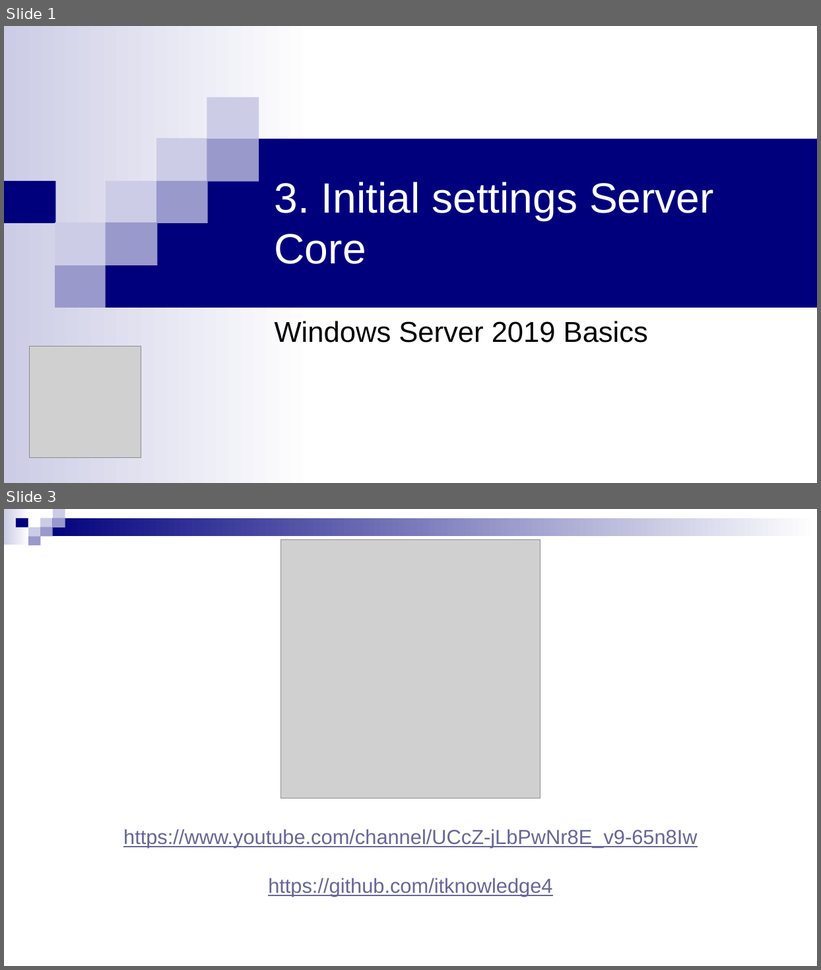
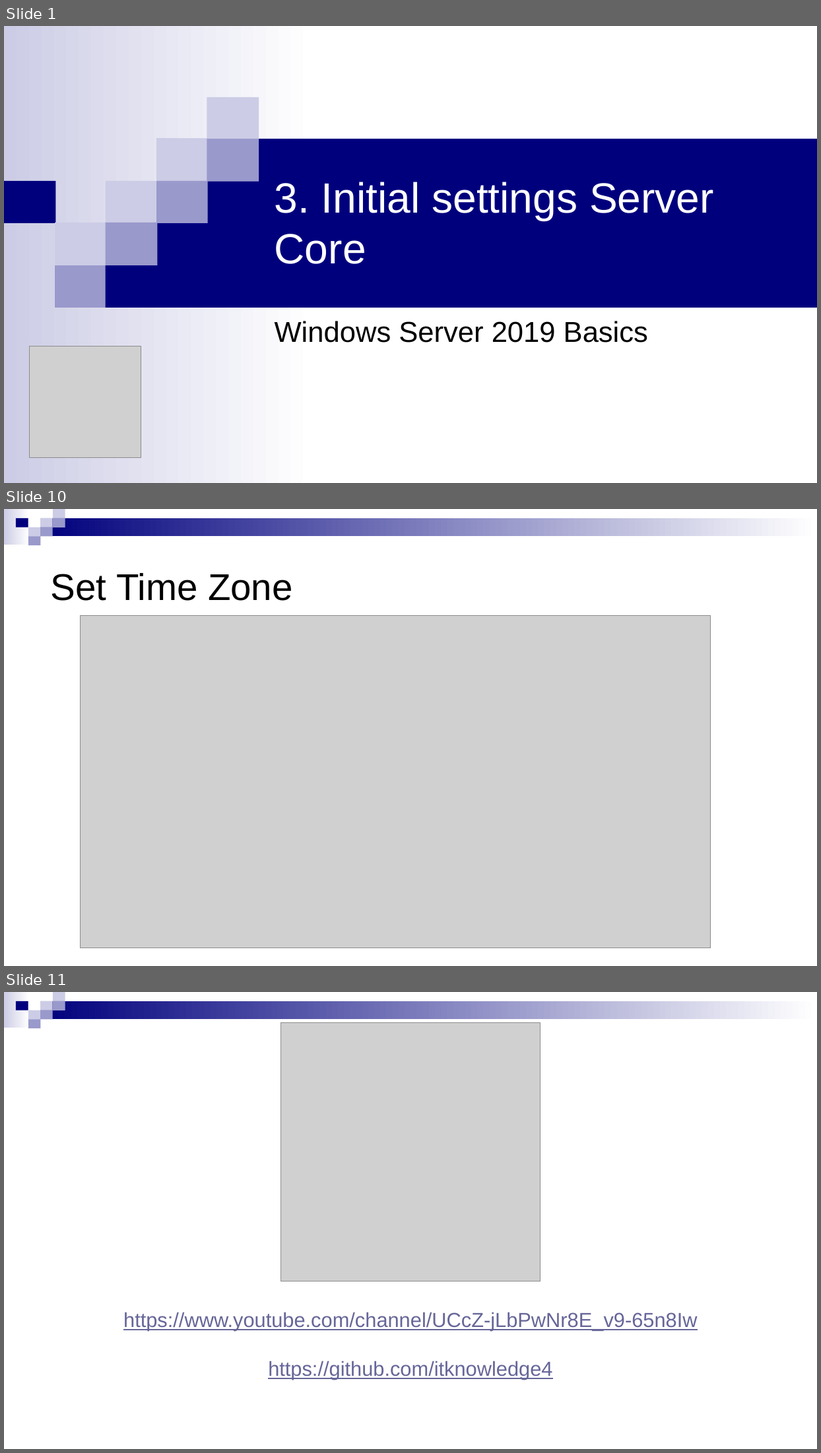
Before and after one commit to itknowledge4/ws2019basics, a slide deck: 3 Initial settings Server Core/Documents/Presentation.pptx. Shown one above the other, each under a label of ours: slides 1 and 3 before the commit, slides 1, 10 and 11 after it; the slides between them are not shown. The pictures are 821x970 and 821x1453 pixels, drawn with LibreOffice and Linux fonts; fonts in the diff are those of the drawing; grey boxes stand for pictures. Boxes give left, top, right and bottom in pixels: in the first picture for what was removed or moved away, otherwise in the second. Text is boxed around its words. In the diff, an @@ line names an element or a change of style, - is before the commit and + after.

```diff
--- a/3 Initial settings Server Core/Documents/Presentation.pptx
+++ b/3 Initial settings Server Core/Documents/Presentation.pptx
@@ slide 10 added at [4, 509, 817, 966], background #FFFFFF; not listed: 9 template elements that a slide beside it also shows @@
@@ title added at [51, 573, 293, 601], 44 pt, text #000000 @@
+Set Time Zone
@@ picture added at [81, 616, 710, 949] @@
@@ what was slide 3 is now slide 11 @@
```
Also in this commit, not shown: 8 other slides added, 1 slide removed, 1 other file.
